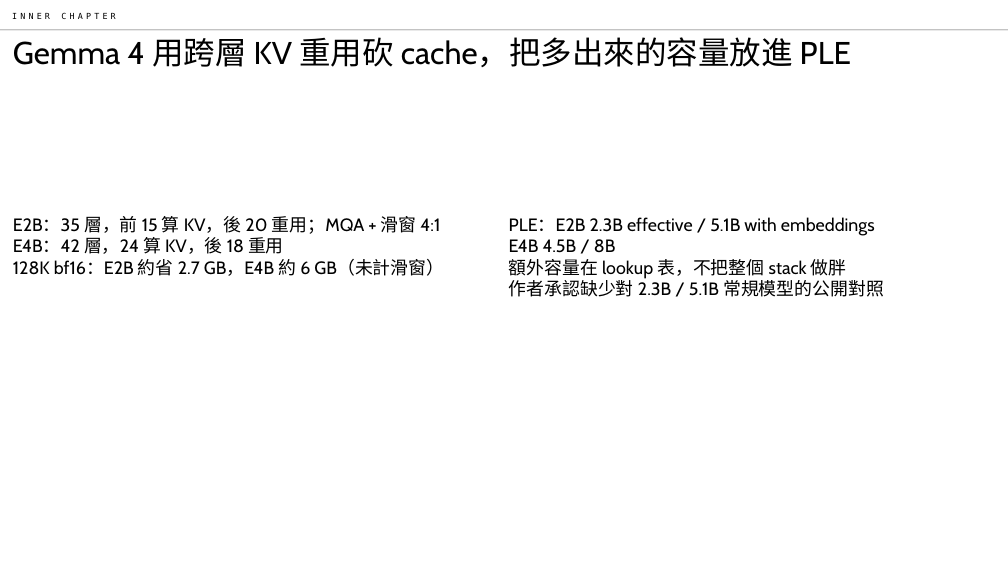
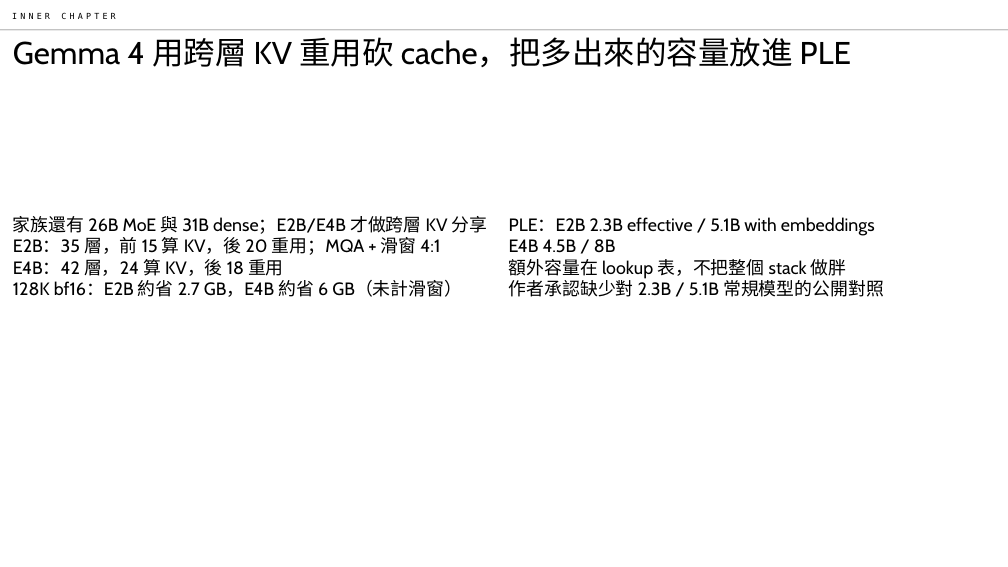
Before and after one commit to EndeavorYen/ppt-skill-for-work, a slide deck: slide 5 of eval/gold/optimized.pptx (slide 4 before the commit). Drawn at 1008x567 pixels with LibreOffice and Linux fonts; fonts in the diff are those of the drawing. Boxes give left, top, right and bottom in pixels: in the first picture for what was removed or moved away, otherwise in the second. Text is boxed around its words. In the diff, an @@ line names an element or a change of style, - is before the commit and + after.

```diff
--- a/eval/gold/optimized.pptx
+++ b/eval/gold/optimized.pptx
@@ text at bbox=[13, 216, 488, 234]: paragraph added @@
+家族還有 26B MoE 與 31B dense；E2B/E4B 才做跨層 KV 分享
@@ text at bbox=[13, 280, 462, 297]: text changed @@
-128K bf16：E2B 約省 2.7 GB，E4B 約 6 GB（未計滑窗）
+128K bf16：E2B 約省 2.7 GB，E4B 約省 6 GB（未計滑窗）
```
Also in this commit, not shown: 4 other slides changed, 1 slide added, 6 other files.
